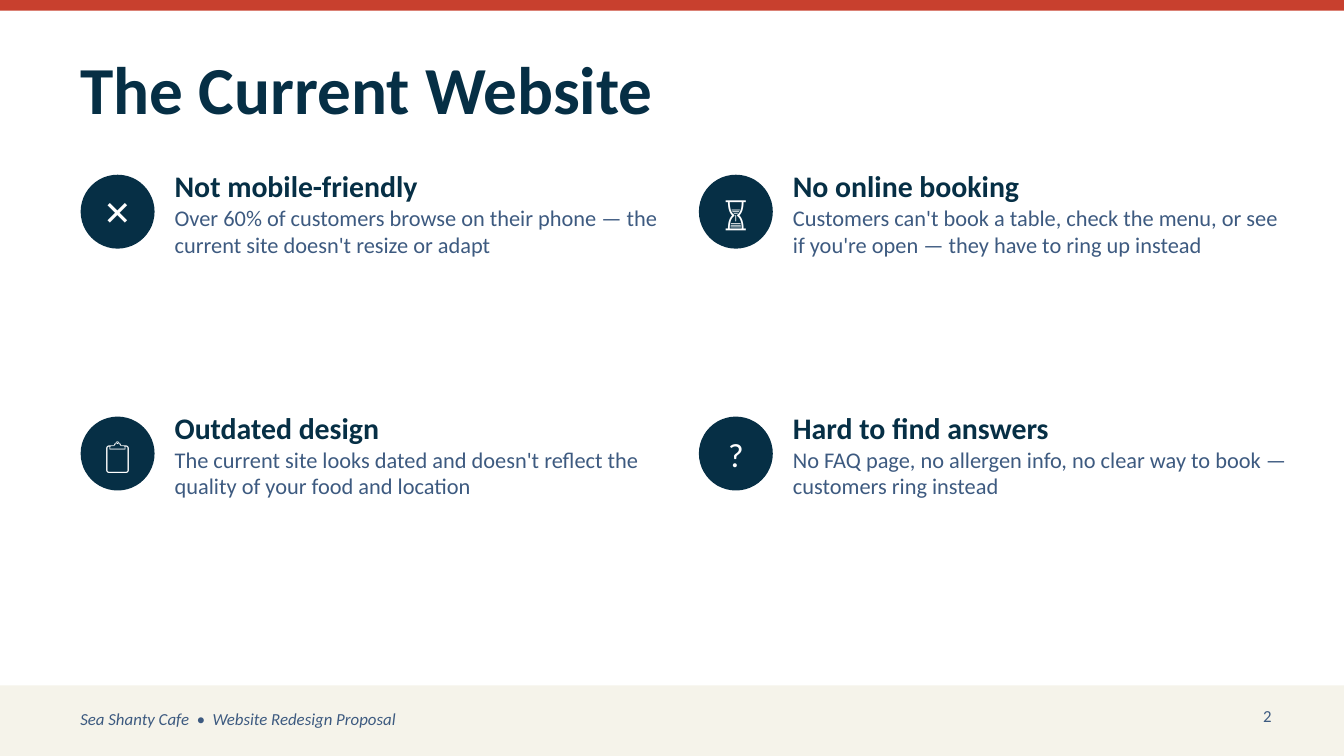
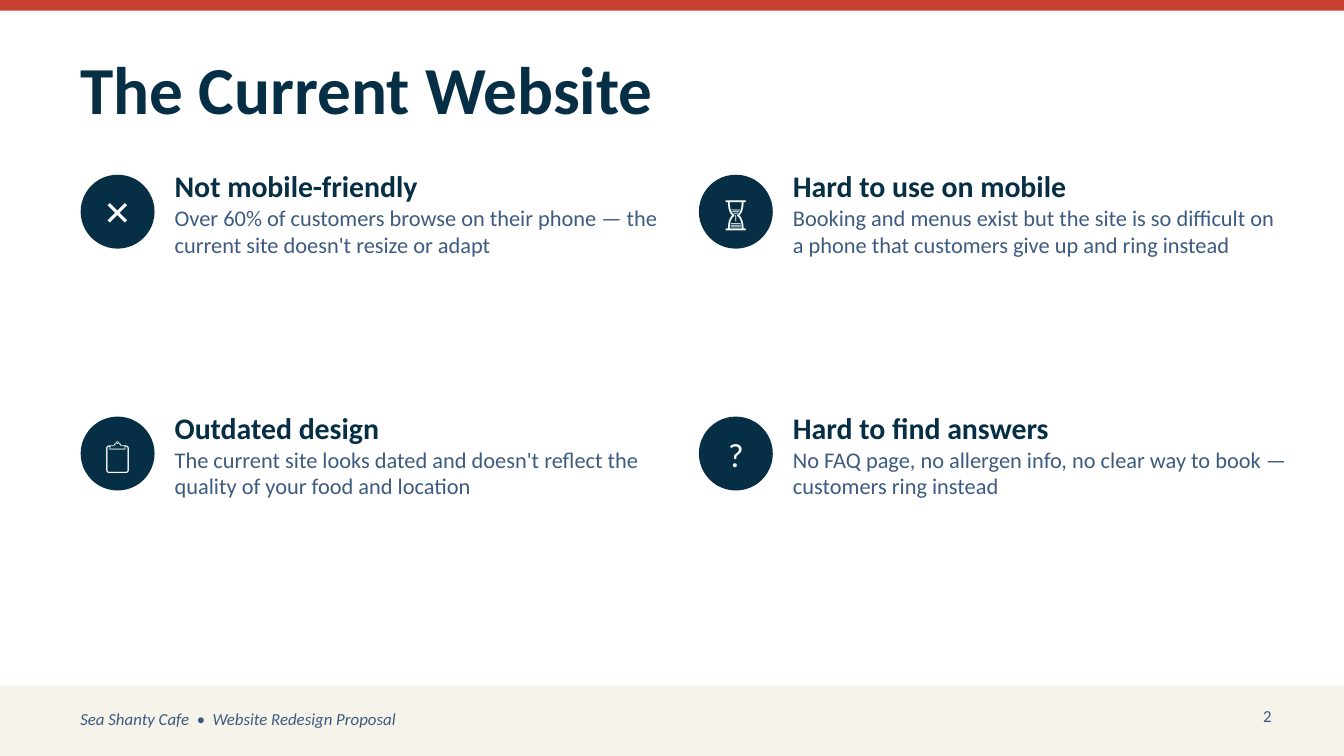
Before and after one commit to maxwalsh0-ctrl/seashantyredesign, a slide deck: slide 2 of SeaShanty_Redesign_Pitch.pptx. Drawn at 1344x756 pixels with LibreOffice and Linux fonts; fonts in the diff are those of the drawing. Boxes give left, top, right and bottom in pixels: in the first picture for what was removed or moved away, otherwise in the second. Text is boxed around its words. In the diff, an @@ line names an element or a change of style, - is before the commit and + after.

```diff
--- a/SeaShanty_Redesign_Pitch.pptx
+++ b/SeaShanty_Redesign_Pitch.pptx
@@ text at box(793, 176, 1274, 257): text changed @@
-No online booking
-Customers can't book a table, check the menu, or see if you're open — they have to ring up instead
+Hard to use on mobile
+Booking and menus exist but the site is so difficult on a phone that customers give up and ring instead
```
Also in this commit, not shown: 2 other slides changed.
